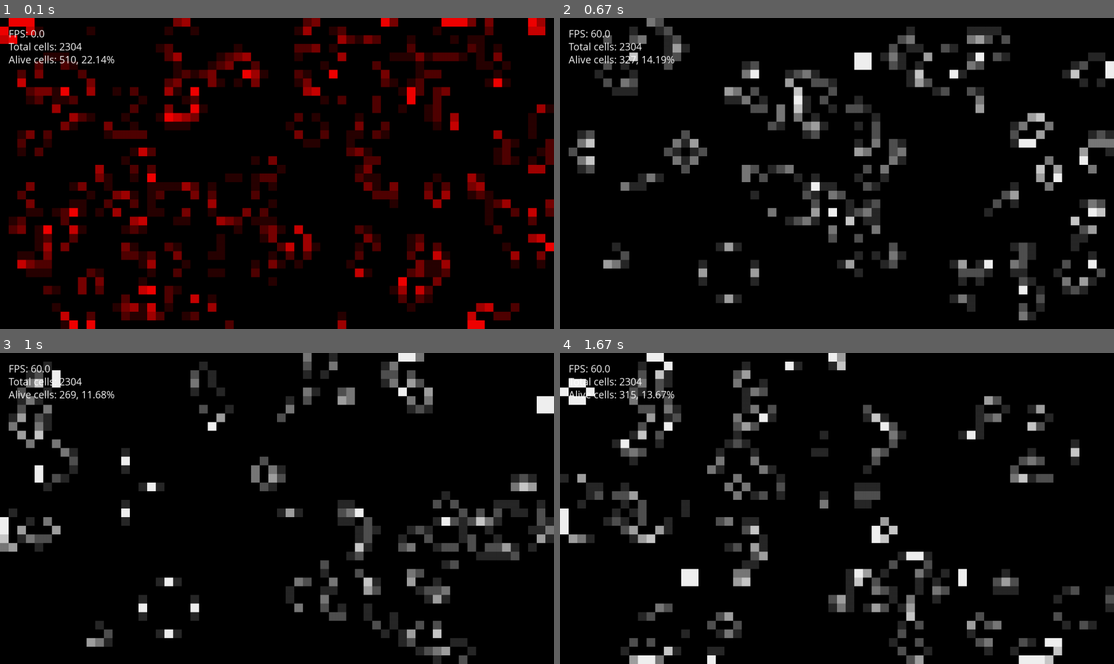
Above: before the commit, frames 1-4 (two rows, left to right).
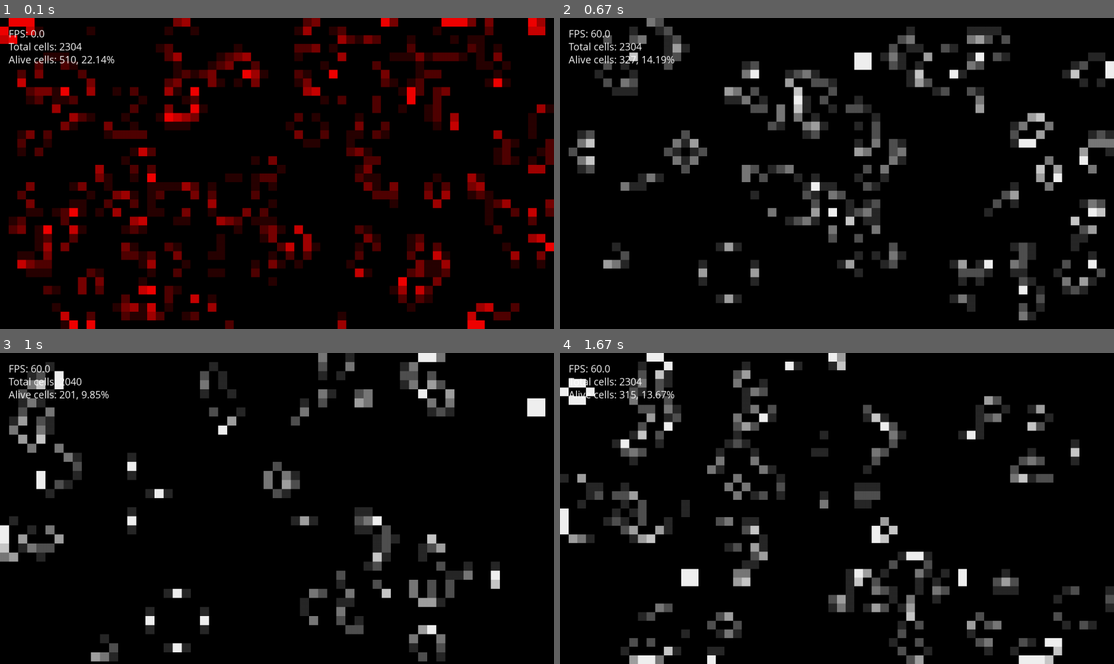
Above: after the commit, the same moments.

Repository: DavideTonin99/pygameoflife
Game: pygame game, started from main.py
Same seed, same stepped clock (60 frames per second), same inputs: the game is played once before the commit and once after it.
Inputs:
- Up to frame 1 (0.1 s): no input
- Up to frame 2 (0.67 s): tap W at 0.33 s
- Up to frame 3 (1 s): tap + at 0.67 s
- Up to frame 4 (1.67 s): tap - at 1 s; tap Enter at 1.33 s

Frames 1-2 are identical in both runs. In frame 3, 18% of the frame differs, in the area x 0-100%, y 0-100%; in frame 4, nothing differs.

Commit message:
Added resize of the board during the game is running

Diff:
--- a/main.py
+++ b/main.py
@@ -22,7 +22,6 @@
     """Parse the game board, count neighbours and do the transition to the next step"""
     global game_board, game_ended, alive_cells
     previous_game_board = np.copy(game_board)
-
     alive_cells = 0
     for row in range(game_board.shape[0]):
         for column in range(game_board[row].shape[0]):
@@ -70,6 +69,22 @@
             if game_board[row][column] > 0: alive_cells += 1
 
 
+def resize_board(action):
+    global game_board, CELL_SIZE
+    if action == "+": CELL_SIZE += 1
+    else: CELL_SIZE -= 1
+
+    new_game_board = np.zeros((HEIGHT//CELL_SIZE, WIDTH//CELL_SIZE), dtype=int)
+
+    for row in range(game_board.shape[0]):
+        for column in range(game_board[row].shape[0]):
+            try: new_game_board[row][column] = game_board[row][column]
+            except: pass
+
+    game_board = np.copy(new_game_board)
+
+
+
 def draw_game_board():
     """Draw the game board"""
     global game_window, game_board, color
@@ -92,8 +107,6 @@
     game_window = pygame.display.set_mode(GAME_RESOLUTION, FULLSCREEN|HWSURFACE|DOUBLEBUF)
     pygame.display.set_caption("PyGameOfLife, "+__author__)
     clock = pygame.time.Clock()
-
-    total_cells = (WIDTH // CELL_SIZE) * (HEIGHT // CELL_SIZE)
 
     pygame.font.init()
     text_settings = pygame.font.SysFont("Open Sans", 25)
@@ -122,12 +135,18 @@
                     color = "cyan"
                 if event.key == K_w:
                     color = "white"
+                if event.key == K_p or event.key == K_PLUS:
+                    resize_board("+")
+                if event.key == K_m or event.key == K_MINUS:
+                    resize_board("-")
 
         if not game_stop:
             pygame.Surface.fill(game_window, (0, 0, 0))
 
             game_board_transition()
             draw_game_board()
+
+            total_cells = (WIDTH // CELL_SIZE) * (HEIGHT // CELL_SIZE)
 
             game_window.blit(text_settings.render("FPS: "+str(round(clock.get_fps(), 2)), True, (255, 255, 255)), (20, 20))
             game_window.blit(text_settings.render("Total cells: "+str(total_cells), True, (255, 255, 255)), (20, 50))
Not shown, changed: README.md
